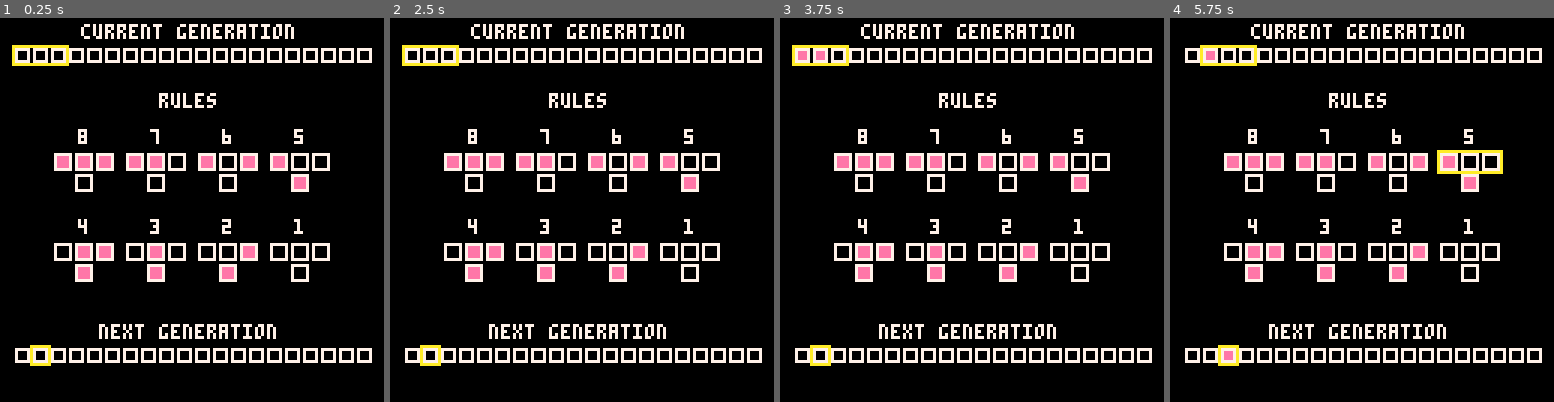
Above: before the commit, frames 1-4 (left to right).
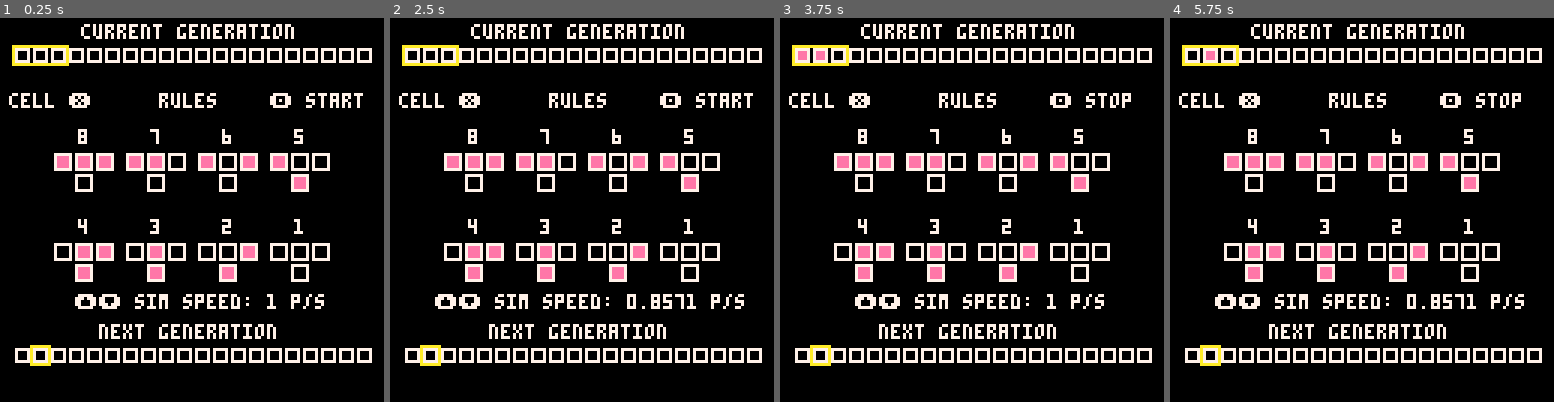
Above: after the commit, the same moments.

Repository: Josie5734/cells
Game: PICO-8 cartridge cells.p8
Two runs of this game, one before a commit and one after it. Both use one fixed random seed, a clock stepped at 60 frames per second and the inputs below.
Inputs:
- Up to frame 1 (0.25 s): no input
- Up to frame 2 (2.5 s): tap O (Z key) at 0.33, 0.7, 1.43, 2.22 s; tap X (X key) at 1.07, 2.07, 2.4 s; hold Left 1.97-2.37 s; hold Down from 2.42 s (still down)
- Up to frame 3 (3.75 s): tap X (X key) every 0.33 s from 2.73 to 3.73 s; release Down at 2.82 s; hold Right 2.87-3.53 s; tap O (Z key) at 3.1 s; hold Up from 3.58 s (still down)
- Up to frame 4 (5.75 s): tap O (Z key) at 3.98, 4.87 s; tap X (X key) every 0.33 s from 4.07 to 5.73 s; release Up at 4.08 s; hold Right 4.13-4.53 s; hold Down 4.58-5.08 s; hold Left from 5.13 s (still down)

The runs differ from the first frame. In frame 1, 1.8% of the frame differs, in the area x 2-95%, y 19-76%; in frame 2, 2.0%; in frame 3, 1.7%; in frame 4, 2.8%, in the area x 2-93%, y 7-91%.

Commit message:
small update, added some more text for controls

Diff:
--- a/main.lua
+++ b/main.lua
@@ -56,8 +56,8 @@
 function _update()
 
 	--global inputs (can be done while paused or running)
-	if btnp(2) then update += 5 end --increase update time
-	if btnp(3) then update -= 5 end --decrease update time
+	if btnp(2) and update > 5 then update -= 5 end --increase update time
+	if btnp(3) and update < 60 then update += 5 end --decrease update time
 	if btnp(4) then --toggle automation
 		if running == false then --start automation if stopped
 			selexcg = 1 --send selexs to start
@@ -131,6 +131,14 @@
 	centerprint("current generation",63,cgypos - 8,7)
 	centerprint("next generation",63,ngypos - 8,7)
 
+  print("cell ❎",3,25,7)
+  if running then
+    print("🅾️ stop ",90,25,7)
+  else
+    print("🅾️ start ",90,25,7)
+  end
+  centerprint("⬆️⬇️ sim speed: " .. tostr(30/update) .. " p/s", 63,92,7)
+
 end
 
 
